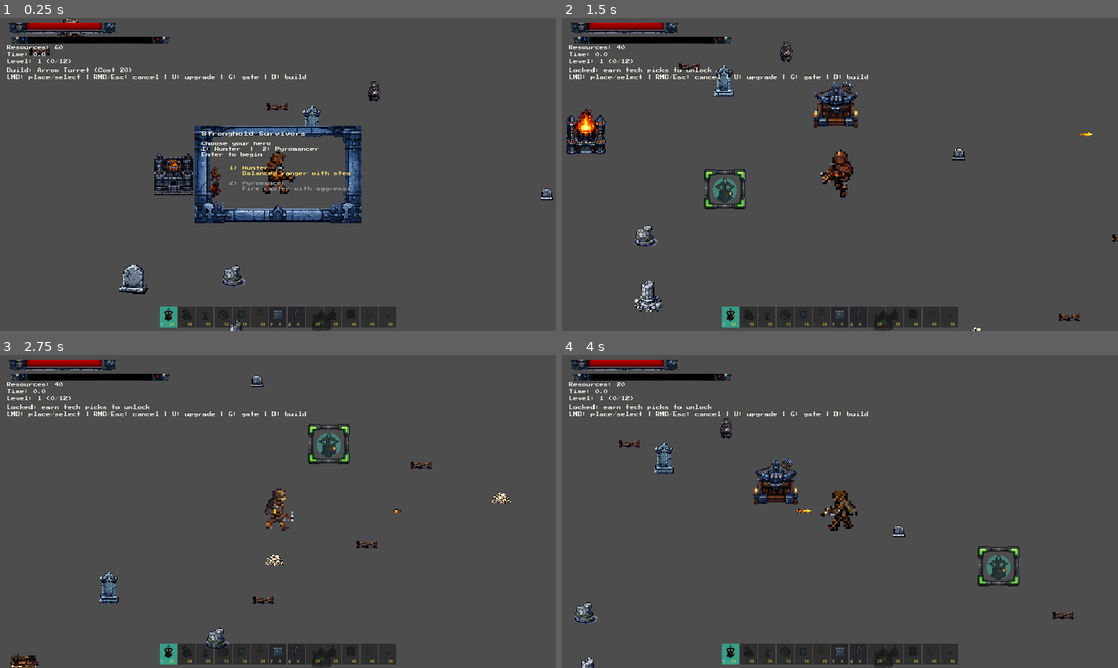
Above: before the commit, frames 1-4 (two rows, left to right).
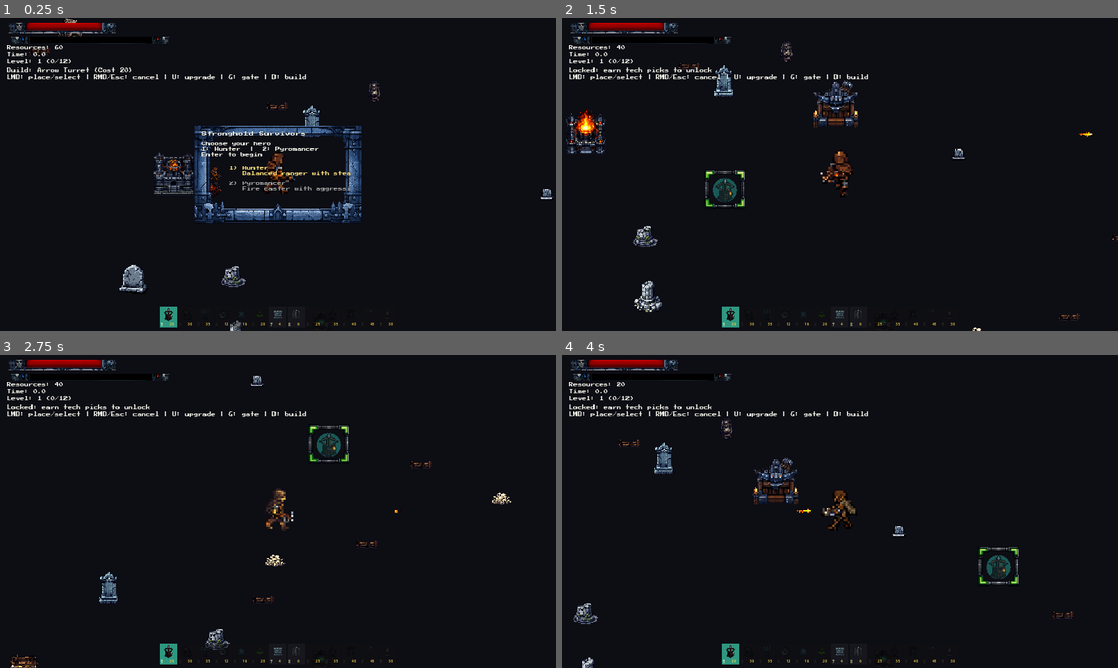
Above: after the commit, the same moments.

Repository: cmo333/Stronghold-Survivors
Game: Godot game, scene res://scenes/main.tscn
Same seed, same stepped clock (60 frames per second), same inputs: the game is played once before the commit and once after it.
Inputs (mouse positions are in pixels of both pictures, inside the frame that each line leads up to):
- Up to frame 1 (0.25 s): no input
- Up to frame 2 (1.5 s): tap Enter (start_game) at 0.5 s; move the mouse to (962, 158) at 0.52 s; hold D (move_right) 0.53-1.28 s; tap 1 (build_1) at 0.6 s; click (962, 158) at 0.67 s; tap Space at 0.77 s; move the mouse to (728, 190) at 1.27 s; hold S (move_down) from 1.28 s (still down); tap 2 (build_2) at 1.35 s
- Up to frame 3 (2.75 s): tap Space at 1.52 s; move the mouse to (333, 442) at 2.02 s; release S (move_down) at 2.03 s; hold D (move_right) from 2.03 s (still down); tap 3 (build_3) at 2.1 s
- Up to frame 4 (4 s): move the mouse to (812, 574) at 2.77 s; release D (move_right) at 2.78 s; hold W (move_up) 2.78-3.53 s; tap 4 (build_4) at 2.85 s; click (812, 574) at 2.92 s; tap Space at 3.02, 3.77 s; move the mouse to (1006, 558) at 3.52 s; hold A (move_left) from 3.53 s (still down); tap 5 (build_5) at 3.6 s

The runs differ from the first frame. In frame 1, 91% of the frame differs, in the area x 0-100%, y 0-100%; in frame 2, 94%; in frame 3, 95%; in frame 4, 95%.
Error in both runs: Invalid assignment of property or key 'texture_filter' with value of type 'int' on a base object of type 'CompressedTexture2D'. (res://scripts/ground.gd:15)

Commit message:
Update project.godot: input mappings, physics layers, nearest neighbor filtering

Diff:
--- a/project.godot
+++ b/project.godot
@@ -13,6 +13,7 @@
 config/name="Stronghold Survivors"
 run/main_scene="res://scenes/main.tscn"
 config/features=PackedStringArray("4.2")
+config/icon="res://icon.svg"
 
 [display]
 
@@ -20,7 +21,57 @@
 window/size/viewport_height=720
 window/stretch/mode="canvas_items"
 window/stretch/aspect="expand"
+window/canvas_textures/default_texture_filter=0
+
+[input]
+
+move_left={
+"deadzone": 0.2,
+"events": [Object(InputEventKey,"resource_local_to_scene":false,"resource_name":"","device":-1,"window_id":0,"alt_pressed":false,"shift_pressed":false,"ctrl_pressed":false,"meta_pressed":false,"pressed":false,"keycode":0,"physical_keycode":65,"key_label":0,"unicode":97,"echo":false,"script":null)
+, Object(InputEventKey,"resource_local_to_scene":false,"resource_name":"","device":-1,"window_id":0,"alt_pressed":false,"shift_pressed":false,"ctrl_pressed":false,"meta_pressed":false,"pressed":false,"keycode":0,"physical_keycode":4194319,"key_label":0,"unicode":0,"echo":false,"script":null)
+]
+}
+move_right={
+"deadzone": 0.2,
+"events": [Object(InputEventKey,"resource_local_to_scene":false,"resource_name":"","device":-1,"window_id":0,"alt_pressed":false,"shift_pressed":false,"ctrl_pressed":false,"meta_pressed":false,"pressed":false,"keycode":0,"physical_keycode":68,"key_label":0,"unicode":100,"echo":false,"script":null)
+, Object(InputEventKey,"resource_local_to_scene":false,"resource_name":"","device":-1,"window_id":0,"alt_pressed":false,"shift_pressed":false,"ctrl_pressed":false,"meta_pressed":false,"pressed":false,"keycode":0,"physical_keycode":4194321,"key_label":0,"unicode":0,"echo":false,"script":null)
+]
+}
+move_up={
+"deadzone": 0.2,
+"events": [Object(InputEventKey,"resource_local_to_scene":false,"resource_name":"","device":-1,"window_id":0,"alt_pressed":false,"shift_pressed":false,"ctrl_pressed":false,"meta_pressed":false,"pressed":false,"keycode":0,"physical_keycode":87,"key_label":0,"unicode":119,"echo":false,"script":null)
+, Object(InputEventKey,"resource_local_to_scene":false,"resource_name":"","device":-1,"window_id":0,"alt_pressed":false,"shift_pressed":false,"ctrl_pressed":false,"meta_pressed":false,"pressed":false,"keycode":0,"physical_keycode":4194320,"key_label":0,"unicode":0,"echo":false,"script":null)
+]
+}
+move_down={
+"deadzone": 0.2,
+"events": [Object(InputEventKey,"resource_local_to_scene":false,"resource_name":"","device":-1,"window_id":0,"alt_pressed":false,"shift_pressed":false,"ctrl_pressed":false,"meta_pressed":false,"pressed":false,"keycode":0,"physical_keycode":83,"key_label":0,"unicode":115,"echo":false,"script":null)
+, Object(InputEventKey,"resource_local_to_scene":false,"resource_name":"","device":-1,"window_id":0,"alt_pressed":false,"shift_pressed":false,"ctrl_pressed":false,"meta_pressed":false,"pressed":false,"keycode":0,"physical_keycode":4194322,"key_label":0,"unicode":0,"echo":false,"script":null)
+]
+}
+build_mode={
+"deadzone": 0.2,
+"events": [Object(InputEventKey,"resource_local_to_scene":false,"resource_name":"","device":-1,"window_id":0,"alt_pressed":false,"shift_pressed":false,"ctrl_pressed":false,"meta_pressed":false,"pressed":false,"keycode":0,"physical_keycode":66,"key_label":0,"unicode":98,"echo":false,"script":null)
+]
+}
+
+[layer_names]
+
+2d_physics/layer_1="Player"
+2d_physics/layer_2="Enemies"
+2d_physics/layer_3="Buildings"
+2d_physics/layer_4="Projectiles"
+2d_physics/layer_5="Pickups"
 
 [physics]
 
 2d/default_gravity=0
+2d/default_gravity_vector=Vector2(0, 0)
+2d/solver/contact_recycle_radius=0.01
+2d/solver/contact_max_separation=0.01
+
+[rendering]
+
+textures/canvas_textures/default_texture_filter=0
+textures/vram_compression/import_etc2_astc=true
+environment/defaults/default_clear_color=Color(0.05, 0.05, 0.08, 1)
